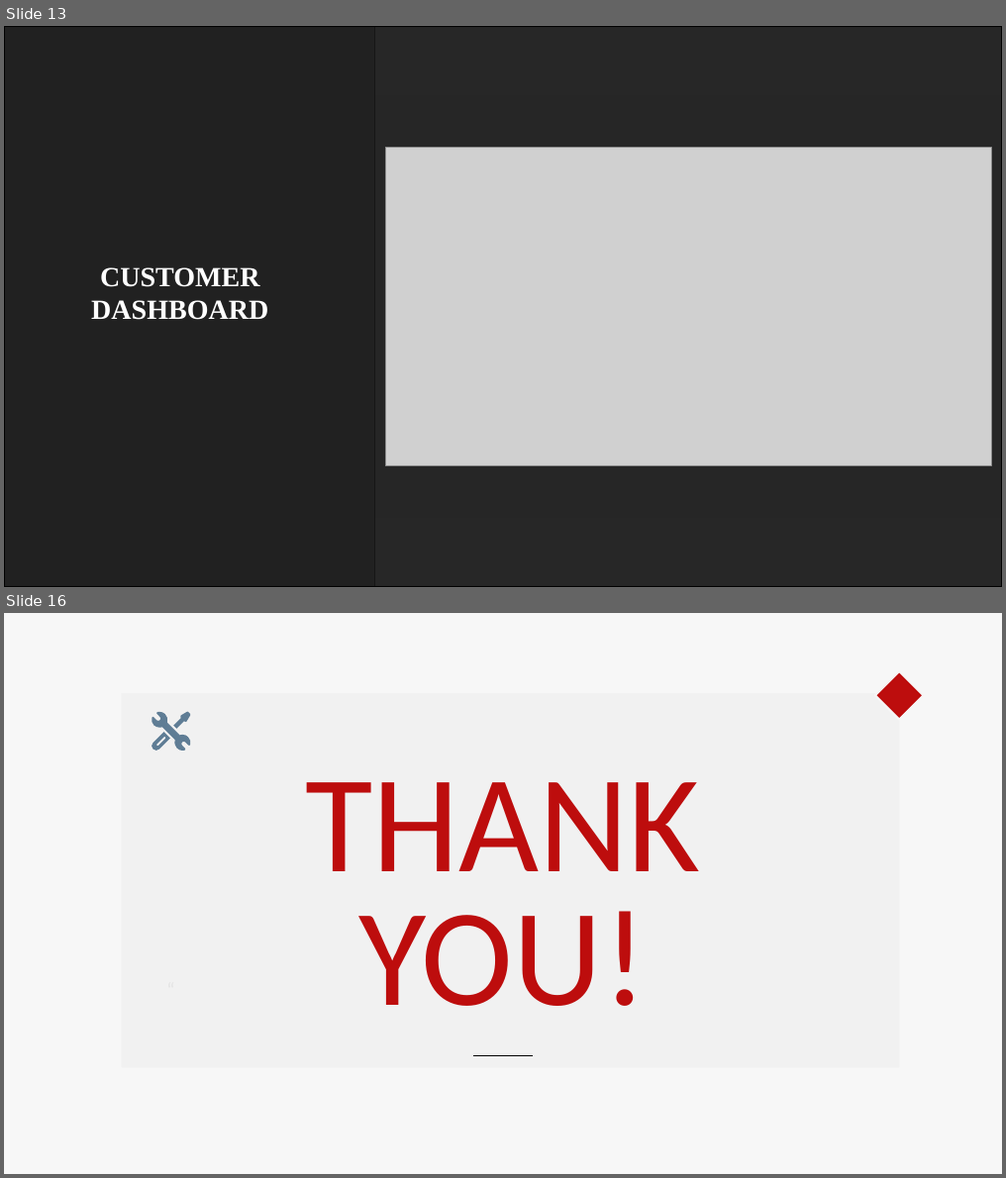
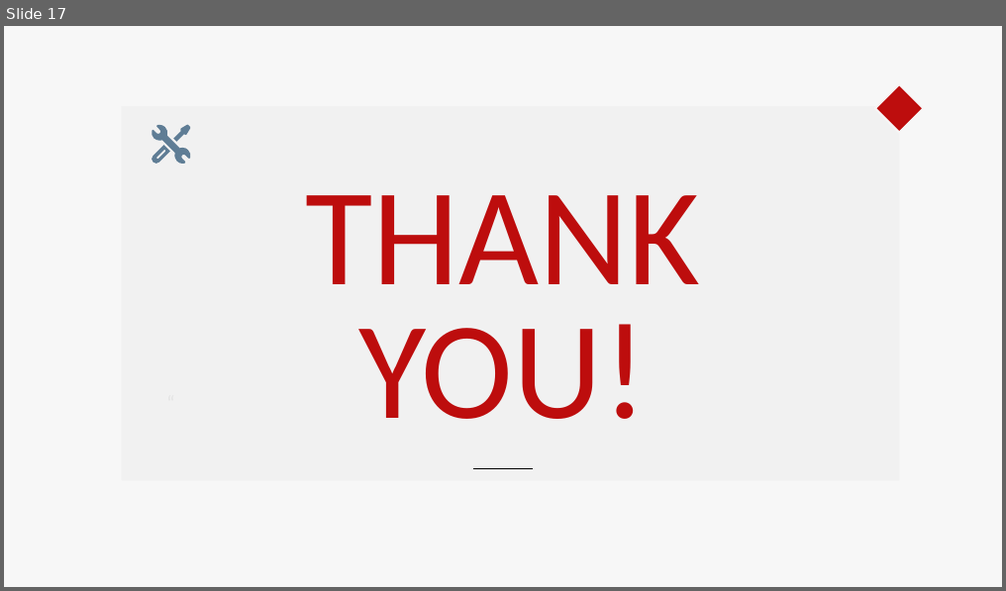
Before and after one commit to akshayanish2610/MINI-PROJECT, a slide deck: Presentation/car care.pptx. Shown one above the other, each under a label of ours: slides 13 and 16 before the commit, slide 17 after it; the slides between them are not shown. The pictures are 1006x1178 and 1006x591 pixels, drawn with LibreOffice and Linux fonts; fonts in the diff are those of the drawing; grey boxes stand for pictures; background and template pictures are left out. Boxes give left, top, right and bottom in pixels: in the first picture for what was removed or moved away, otherwise in the second. Text is boxed around its words. In the diff, an @@ line names an element or a change of style, - is before the commit and + after.

```diff
--- a/Presentation/car care.pptx
+++ b/Presentation/car care.pptx
@@ slide 13 removed at <box>4,26,1002,587</box>, background #F7F7F7 @@
@@ picture removed at <box>4,26,375,586</box> @@
@@ rectangle removed at <box>4,26,1002,586</box> @@
@@ rectangle removed at <box>4,95,1002,519</box> @@
@@ picture removed at <box>385,147,991,467</box> @@
@@ text removed at <box>91,268,268,320</box> @@
-CUSTOMER DASHBOARD
@@ what was slide 16 is now slide 17 @@
```
Also in this commit, not shown: 11 slides changed, 5 slides added, 3 other slides removed.
